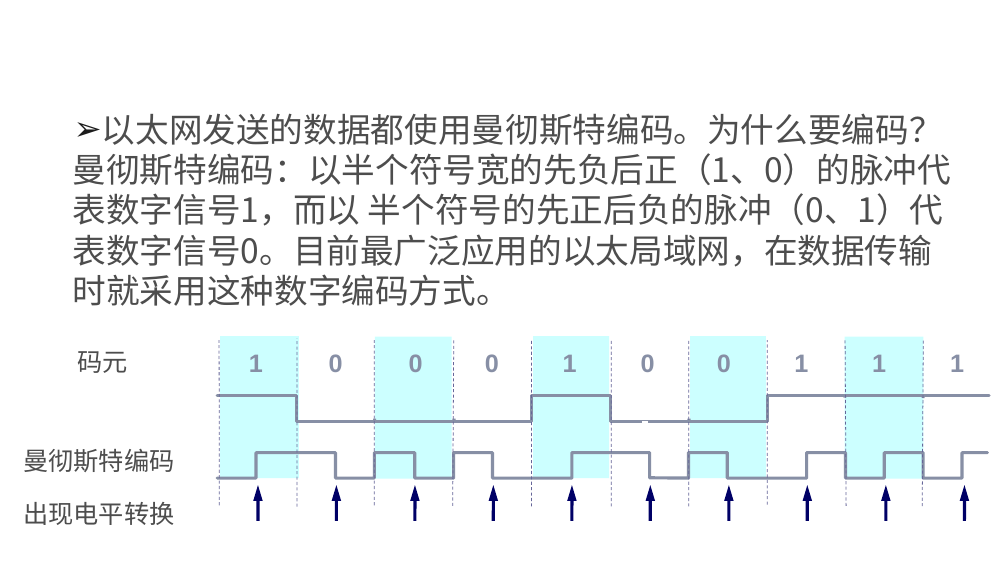
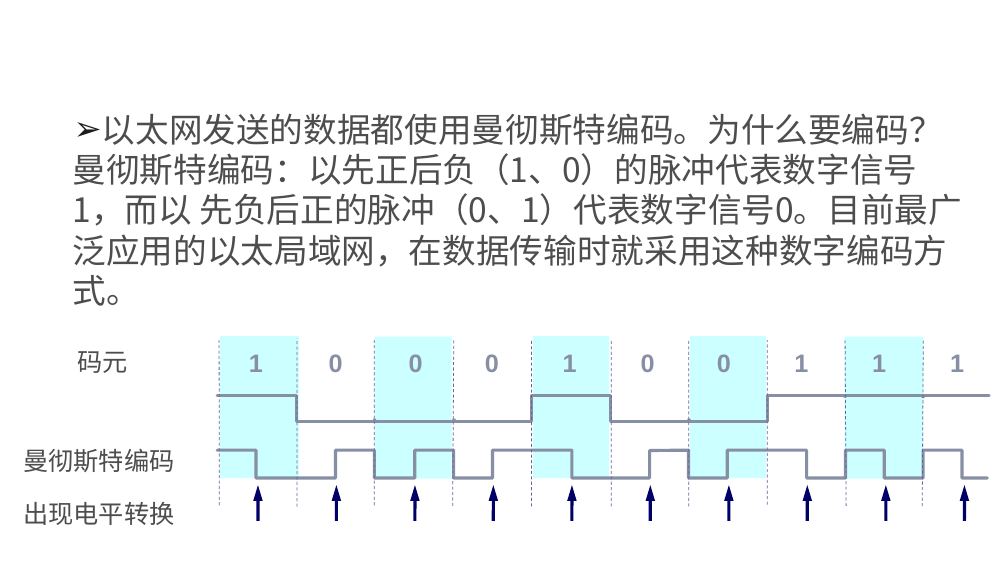
Before and after one commit to edu2act/course-NetWork, a slide deck: slide 55 of materials/slides/ch03 Data Link Layer.pptx. Drawn at 1008x567 pixels with LibreOffice and Linux fonts; fonts in the diff are those of the drawing; background and template pictures are left out. Boxes give left, top, right and bottom in pixels: in the first picture for what was removed or moved away, otherwise in the second. Text is boxed around its words. In the diff, an @@ line names an element or a change of style, - is before the commit and + after.

```diff
--- a/materials/slides/ch03 Data Link Layer.pptx
+++ b/materials/slides/ch03 Data Link Layer.pptx
@@ text at (73, 113, 963, 306): text changed @@
-➢ 以太网发送的数据都使用曼彻斯特编码。为什么要编码？
-  曼彻斯特编码：以半个符号宽的先负后正（1、0）的脉冲代表数字信号1，而以 半个符号的先正后负的脉冲（0、1）代表数字信号0。目前最广泛应用的以太局域网，在数据传输时就采用这种数字编码方式。
+➢ 以太网发送的数据都使用曼彻斯特编码。为什么要编码？
+  曼彻斯特编码：以先正后负（1、0）的脉冲代表数字信号1，而以 先负后正的脉冲（0、1）代表数字信号0。目前最广泛应用的以太局域网，在数据传输时就采用这种数字编码方式。
@@ rectangle removed at (643, 421, 647, 423) @@
@@ freeform shape at (217, 451, 988, 479): outline redrawn @@
```
Also in this commit, not shown: 12 other slides changed.
